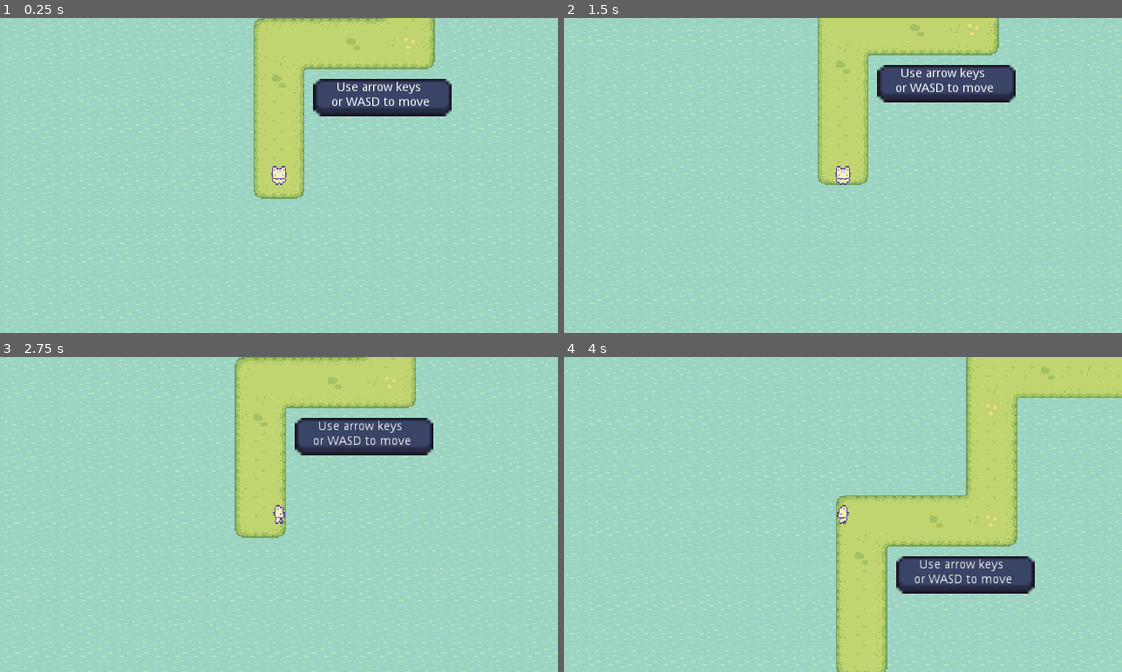
Above: before the commit, frames 1-4 (two rows, left to right).
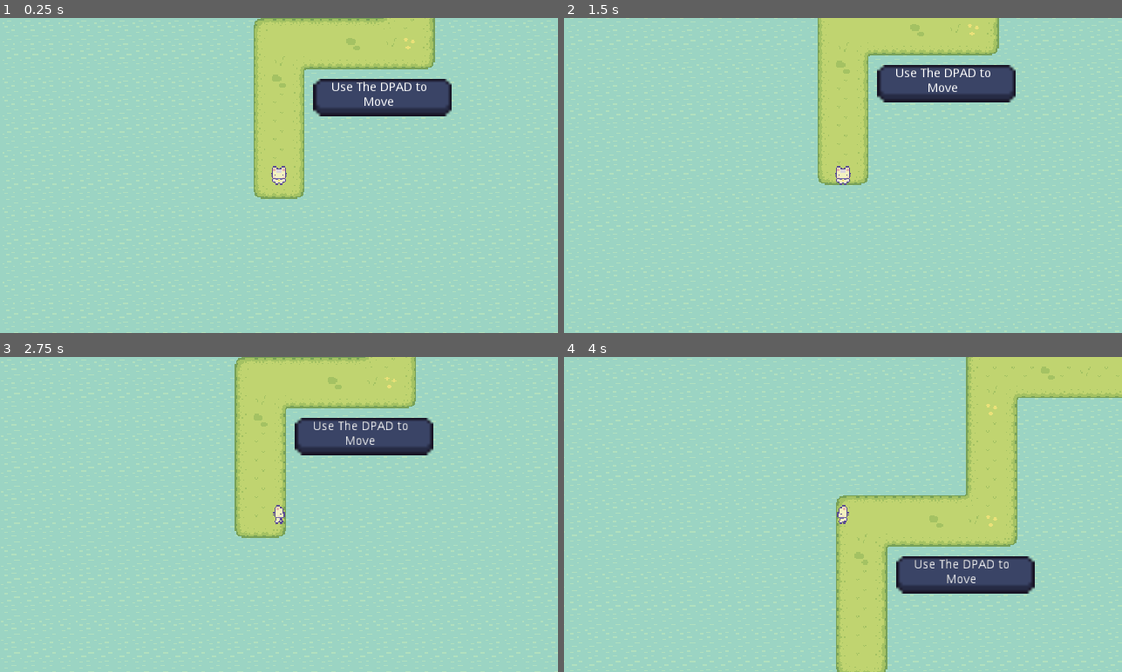
Above: after the commit, the same moments.

Repository: NathanKewley/godot_save_the_bees
Game: Godot game, scene res://scenes/levels/Level1.tscn
The game is run twice, just before and just after one commit, with the same random seed, the same clock (stepped at 60 frames per second) and the same inputs. This scene is started directly instead of the project's main scene.
Inputs:
- Up to frame 1 (0.25 s): no input
- Up to frame 2 (1.5 s): tap Enter at 0.5 s; hold D (move_right) 0.53-1.28 s; tap R (restart_level) at 1.25 s; hold S (move_down) from 1.28 s (still down)
- Up to frame 3 (2.75 s): tap R (restart_level) at 2 s; release S (move_down) at 2.03 s; hold D (move_right) from 2.03 s (still down)
- Up to frame 4 (4 s): tap R (restart_level) at 2.75 s; release D (move_right) at 2.78 s; hold W (move_up) 2.78-3.53 s; hold A (move_left) from 3.53 s (still down)

The runs differ from the first frame. In frame 1, 0.5% of the frame differs, in the area x 59-77%, y 20-28%; in frame 2, 0.5%; in frame 3, 0.5%; in frame 4, 0.5%.

Commit message:
added some notes and updated game tooltips to PSP spectifi

Diff:
--- a/scenes/objects/tooltips/tooltip_movement.tscn
+++ b/scenes/objects/tooltips/tooltip_movement.tscn
@@ -16,6 +16,6 @@
 [node name="Label" type="Label" parent="."]
 margin_right = 40.0
 margin_bottom = 14.0
-text = "Use arrow keys
-or WASD to move"
+text = "Use The DPAD to
+Move"
 align = 1
Not shown, changed: export_presets.cfg
Not shown, changed: README.md
Not shown, changed: SaveTheBees.vpk
